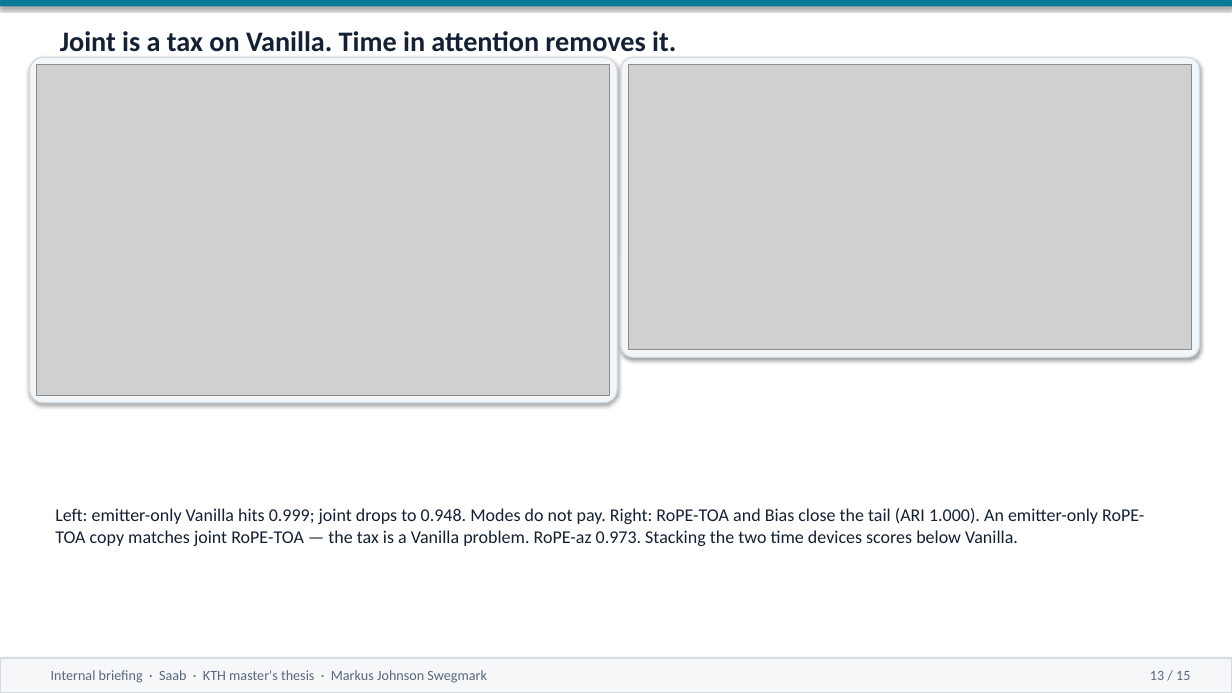
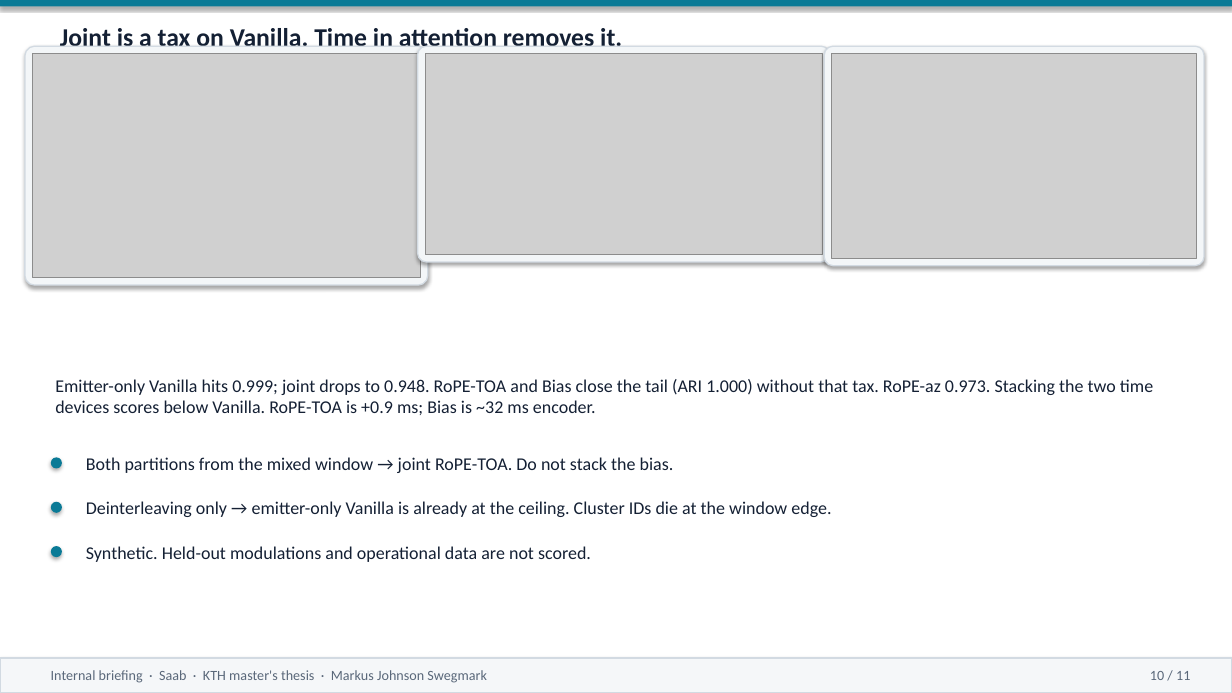
Before and after one commit to macktron/masters-thesis, a slide deck: slide 10 of presentation/Saab_internal_briefing.pptx (slide 13 before the commit). Drawn at 1232x693 pixels with LibreOffice and Linux fonts; fonts in the diff are those of the drawing; grey boxes stand for pictures. Boxes give left, top, right and bottom in pixels: in the first picture for what was removed or moved away, otherwise in the second. Text is boxed around its words. In the diff, an @@ line names an element or a change of style, - is before the commit and + after.

```diff
--- a/presentation/Saab_internal_briefing.pptx
+++ b/presentation/Saab_internal_briefing.pptx
@@ text "Joint is a tax on ..." at <box>60,28,622,46</box>: size 22 to 20 pt @@
@@ rounded rectangle: place and size @@
-rounded rectangle at <box>30,57,617,403</box>
+rounded rectangle at <box>25,46,428,286</box>
@@ picture: place and size @@
-picture at <box>37,65,610,396</box>
+picture at <box>32,54,421,278</box>
@@ rounded rectangle added at <box>418,46,830,262</box>, fill #F3F6F8, outline #D2DAE2 1 pt @@
@@ picture: place and size @@
-picture at <box>628,65,1192,350</box>
+picture at <box>425,54,823,255</box>
@@ rounded rectangle: place and size @@
-rounded rectangle at <box>621,57,1200,358</box>
+rounded rectangle at <box>824,46,1204,266</box>
@@ picture added at <box>832,54,1197,259</box> @@
@@ text at <box>55,379,1153,415</box>: text changed @@
-Left: emitter-only Vanilla hits 0.999; joint drops to 0.948. Modes do not pay. Right: RoPE-TOA and Bias close the tail (ARI 1.000). An emitter-only RoPE-TOA copy matches joint RoPE-TOA — the tax is a Vanilla problem. RoPE-az 0.973. Stacking the two time devices scores below Vanilla.
+Emitter-only Vanilla hits 0.999; joint drops to 0.948. RoPE-TOA and Bias close the tail (ARI 1.000) without that tax. RoPE-az 0.973. Stacking the two time devices scores below Vanilla. RoPE-TOA is +0.9 ms; Bias is ~32 ms encoder.
@@ ellipse added at <box>51,457,62,469</box>, fill #0A7A96 @@
@@ text added at <box>86,457,674,473</box>, 14 pt, text #142034 @@
+Both partitions from the mixed window → joint RoPE-TOA. Do not stack the bias.
@@ ellipse added at <box>51,502,62,513</box>, fill #0A7A96 @@
@@ text added at <box>86,501,831,517</box>, 14 pt, text #142034 @@
+Deinterleaving only → emitter-only Vanilla is already at the ceiling. Cluster IDs die at the window edge.
@@ ellipse added at <box>51,546,62,557</box>, fill #0A7A96 @@
@@ text added at <box>86,546,591,562</box>, 14 pt, text #142034 @@
+Synthetic. Held-out modulations and operational data are not scored.
@@ text at <box>1150,671,1190,680</box>: text changed @@
-13 / 15
+10 / 11
```
Also in this commit, not shown: 10 other slides changed, 4 slides removed, 22 other files.
